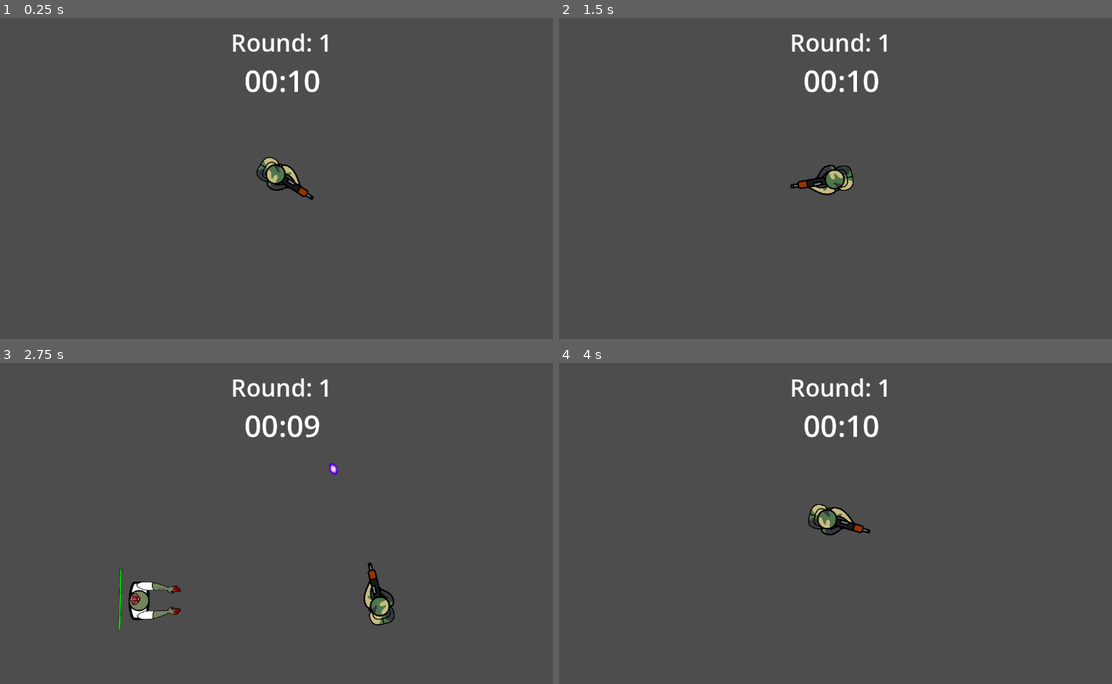
Above: before the commit, frames 1-4 (two rows, left to right).
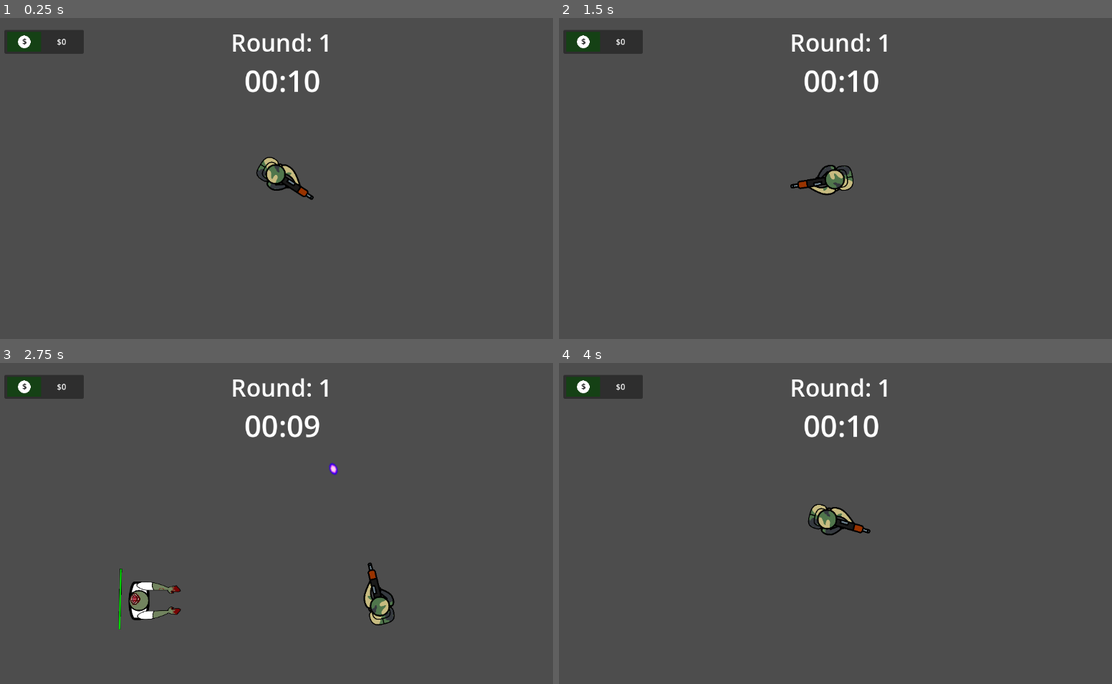
Above: after the commit, the same moments.

Repository: TarikPonciano/Top-Down-Shooter-GamesForged
Game: Godot game, scene res://Scenes/fase_1.tscn
Two runs of this game, one before a commit and one after it. Both use one fixed random seed, a clock stepped at 60 frames per second and the inputs below.
Inputs (mouse positions are in pixels of both pictures, inside the frame that each line leads up to):
- Up to frame 1 (0.25 s): no input
- Up to frame 2 (1.5 s): tap Enter at 0.5 s; move the mouse to (968, 162) at 0.52 s; press the mouse at (968, 162) at 0.53 s; hold D (andar_direita) 0.53-1.28 s; move the mouse to (724, 194) at 1.27 s; release the mouse at (724, 194) at 1.28 s; hold S (andar_baixo) from 1.28 s (still down); click (724, 194) at 1.35 s
- Up to frame 3 (2.75 s): move the mouse to (337, 452) at 2.02 s; release S (andar_baixo) at 2.03 s; press the mouse at (337, 452) at 2.03 s; hold D (andar_direita) from 2.03 s (still down)
- Up to frame 4 (4 s): move the mouse to (813, 587) at 2.77 s; release D (andar_direita) at 2.78 s; release the mouse at (813, 587) at 2.78 s; hold W (andar_cima) 2.78-3.53 s; click (813, 587) at 2.85 s; move the mouse to (1012, 571) at 3.52 s; press the mouse at (1012, 571) at 3.53 s; hold A (andar_esquerda) from 3.53 s (still down)

The runs differ from the first frame. In frame 1, 1.0% of the frame differs, in the area x 0-16%, y 3-12%; in frame 2, 1.0%; in frame 3, 1.0%; in frame 4, 1.0%.

Commit message:
Mecanismo de Coleta

Diff:
--- a/Scenes/coletável_dinheiro.tscn
+++ b/Scenes/coletável_dinheiro.tscn
@@ -1,11 +1,13 @@
 [gd_scene format=3 uid="uid://dk0tac1jnrfva"]
 
+[ext_resource type="Script" uid="uid://bmuuub8tbrfa" path="res://Scripts/coletável_dinheiro.gd" id="1_oru2t"]
 [ext_resource type="Texture2D" uid="uid://cmpvy61tgde4l" path="res://Assets/Circulo_branco.png" id="1_teco5"]
 
 [sub_resource type="RectangleShape2D" id="RectangleShape2D_teco5"]
 size = Vector2(68, 41)
 
 [node name="ColetávelDinheiro" type="Area2D" unique_id=596320875]
+script = ExtResource("1_oru2t")
 
 [node name="Sprite" type="Node2D" parent="." unique_id=1267622013]
 
@@ -33,3 +35,5 @@
 [node name="CollisionShape2D" type="CollisionShape2D" parent="." unique_id=1016458733]
 position = Vector2(0, 0.5)
 shape = SubResource("RectangleShape2D_teco5")
+
+[connection signal="body_entered" from="." to="." method="_on_body_entered"]
--- a/Scenes/hud_round.tscn
+++ b/Scenes/hud_round.tscn
@@ -1,6 +1,7 @@
 [gd_scene format=3 uid="uid://mevy3355ivlb"]
 
 [ext_resource type="Script" uid="uid://d4m611hak4n5" path="res://Scripts/hud_round.gd" id="1_bs8ii"]
+[ext_resource type="Texture2D" uid="uid://cmpvy61tgde4l" path="res://Assets/Circulo_branco.png" id="2_2mjsd"]
 
 [node name="HUD Round" type="CanvasLayer" unique_id=1598797569]
 script = ExtResource("1_bs8ii")
@@ -31,4 +32,43 @@
 [node name="Cronometro Round" type="Timer" parent="." unique_id=1571252236]
 autostart = true
 
+[node name="Panel" type="Panel" parent="." unique_id=58226872]
+offset_left = 16.0
+offset_top = 24.0
+offset_right = 176.0
+offset_bottom = 72.0
+
+[node name="Sprite" type="Node2D" parent="Panel" unique_id=1327447287]
+position = Vector2(40, 24)
+
+[node name="ColorRect" type="ColorRect" parent="Panel/Sprite" unique_id=557002488]
+offset_left = -34.0
+offset_top = -20.0
+offset_right = 34.0
+offset_bottom = 20.0
+color = Color(0, 0.32156864, 0, 0.53333336)
+
+[node name="CirculoBranco" type="Sprite2D" parent="Panel/Sprite" unique_id=2089892650]
+position = Vector2(7.6293945e-06, 1.9073486e-06)
+scale = Vector2(0.03, 0.03)
+texture = ExtResource("2_2mjsd")
+
+[node name="Label" type="Label" parent="Panel/Sprite" unique_id=700844276]
+offset_left = -10.0
+offset_top = -13.0
+offset_right = 12.0
+offset_bottom = 10.0
+theme_override_colors/font_color = Color(0, 0, 0, 1)
+text = "$"
+horizontal_alignment = 1
+
+[node name="Total Dinheiro" type="Label" parent="Panel" unique_id=1601799130]
+layout_mode = 0
+offset_left = 80.0
+offset_right = 152.0
+offset_bottom = 48.0
+text = "$ 0"
+horizontal_alignment = 1
+vertical_alignment = 1
+
 [connection signal="timeout" from="Cronometro Round" to="." method="_on_cronometro_round_timeout"]
--- a/Scripts/Global.gd
+++ b/Scripts/Global.gd
@@ -1,3 +1,5 @@
 extends Node
 
 var round = 1
+
+var dinheiros = 0
--- /dev/null
+++ b/Scripts/coletável_dinheiro.gd
@@ -0,0 +1,8 @@
+extends Area2D
+
+
+
+func _on_body_entered(body: Node2D) -> void:
+	if body.is_in_group("Players"):
+		Global.dinheiros += 1
+		self.queue_free()
--- a/Scripts/hud_round.gd
+++ b/Scripts/hud_round.gd
@@ -5,11 +5,14 @@
 @onready var tempo_round = $"Tempo do Round"
 
 @onready var round_atual = $"Round Atual"
-
+@onready var contador_dinheiro = $"Panel/Total Dinheiro"
 
 func _ready() -> void:
 	atualizar_relogio()
 	atualizar_round()
+
+func _process(delta: float) -> void:
+	contador_dinheiro.text = "$" + str(Global.dinheiros)
 
 func _on_cronometro_round_timeout() -> void:
 	tempoPassado += 1
--- a/Scripts/inimigo.gd
+++ b/Scripts/inimigo.gd
@@ -41,6 +41,7 @@
 		self.queue_free()
 
 func derrubar_dinheiro():
+
 	var novo_dinheiro = dinheiro_cena.instantiate()
 
 	novo_dinheiro.global_position = global_position
Not shown, added: Scripts/coletável_dinheiro.gd.uid
